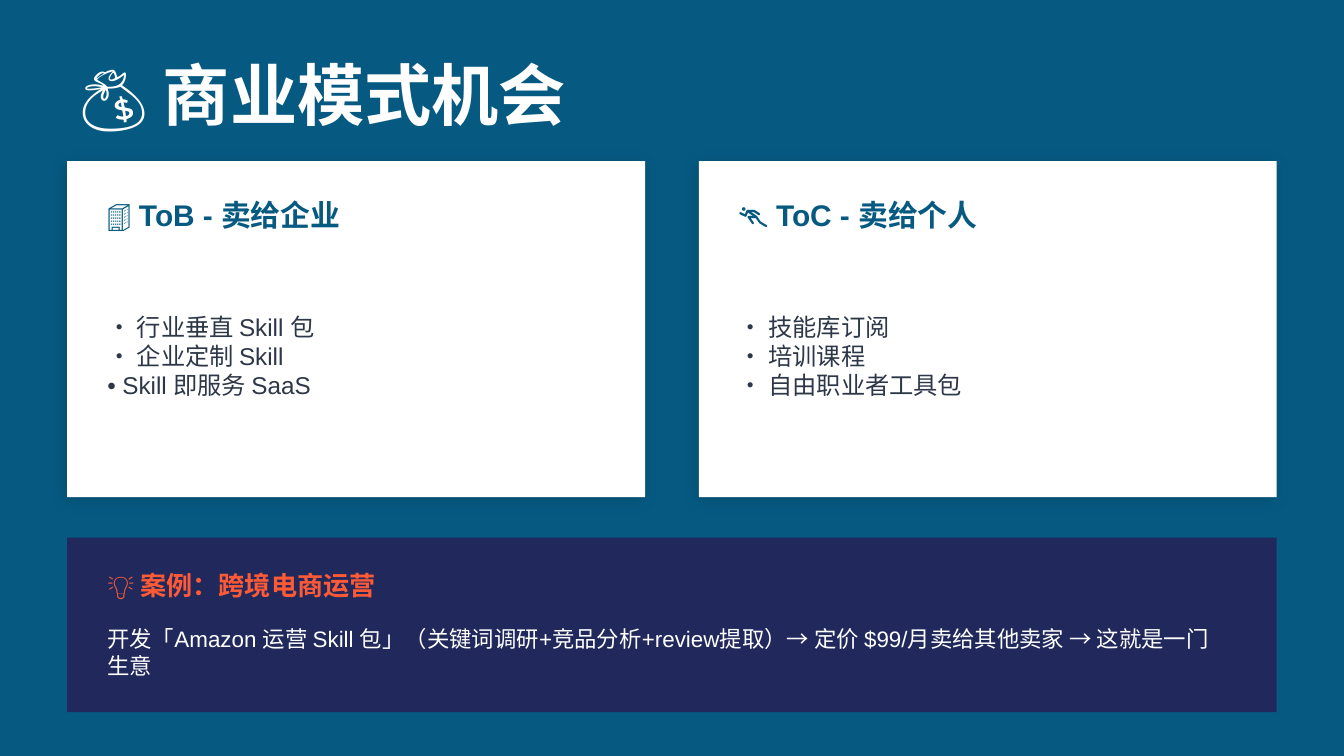
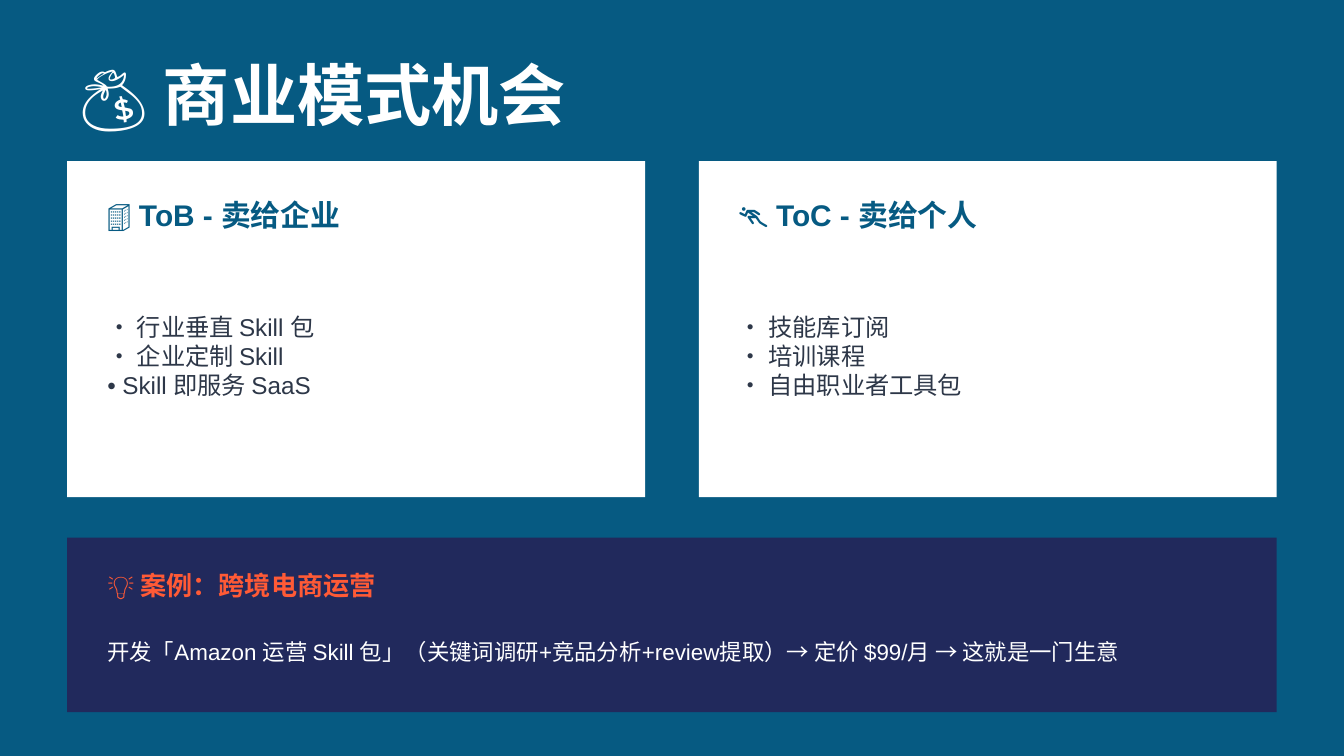
Before and after one commit to lingling1989r/Openclaw4OPC, a slide deck: slide 4 of 每天一个Skill-分享PPT.pptx. Drawn at 1344x756 pixels with LibreOffice and Linux fonts; fonts in the diff are those of the drawing. Boxes give left, top, right and bottom in pixels: in the first picture for what was removed or moved away, otherwise in the second. Text is boxed around its words. In the diff, an @@ line names an element or a change of style, - is before the commit and + after.

```diff
--- a/每天一个Skill-分享PPT.pptx
+++ b/每天一个Skill-分享PPT.pptx
@@ text at (107,641,1119,662): text changed @@
-开发「Amazon 运营 Skill 包」（关键词调研+竞品分析+review提取）→ 定价 $99/月卖给其他卖家 → 这就是一门生意
+开发「Amazon 运营 Skill 包」（关键词调研+竞品分析+review提取）→ 定价 $99/月 → 这就是一门生意
```
Also in this commit, not shown: 6 other slides changed.
